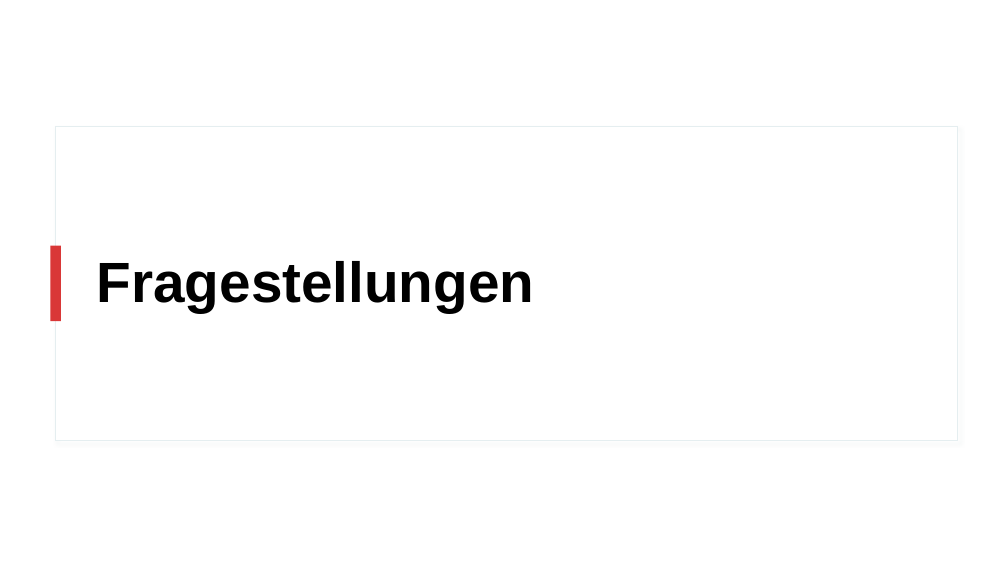
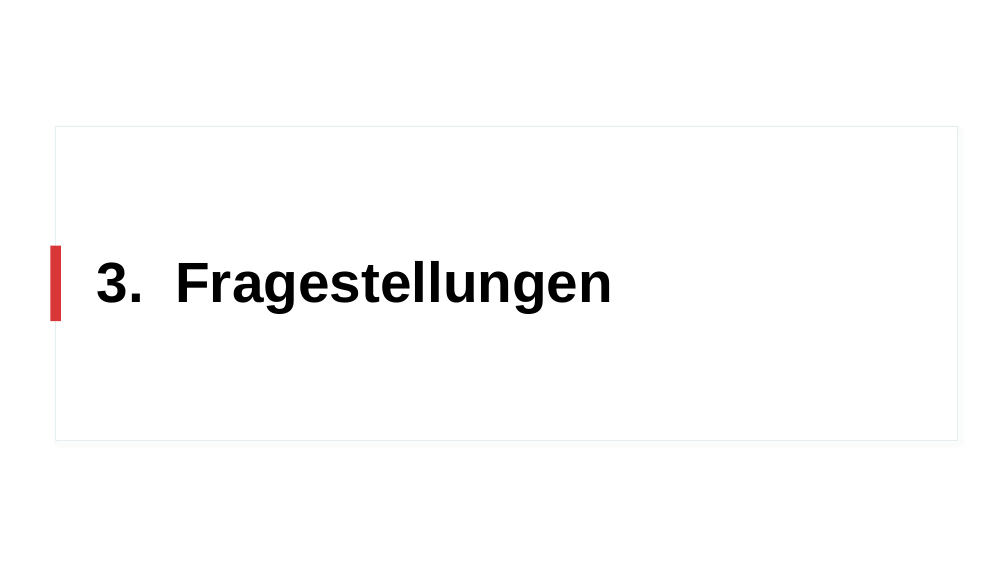
Before and after one commit to realjanpaulus/clusterpoems, a slide deck: slide 13 of literature & presentation/clustering_presentation.pptx. Drawn at 1008x567 pixels with LibreOffice and Linux fonts; fonts in the diff are those of the drawing. Boxes give left, top, right and bottom in pixels: in the first picture for what was removed or moved away, otherwise in the second. Text is boxed around its words. In the diff, an @@ line names an element or a change of style, - is before the commit and + after.

```diff
--- a/literature & presentation/clustering_presentation.pptx
+++ b/literature & presentation/clustering_presentation.pptx
@@ title at (x1=97, y1=261, x2=612, y2=312): text changed @@
-Fragestellungen
+3. Fragestellungen
```
Also in this commit, not shown: 6 other slides changed, 5 slides added, 3 slides removed, 24 other files.
